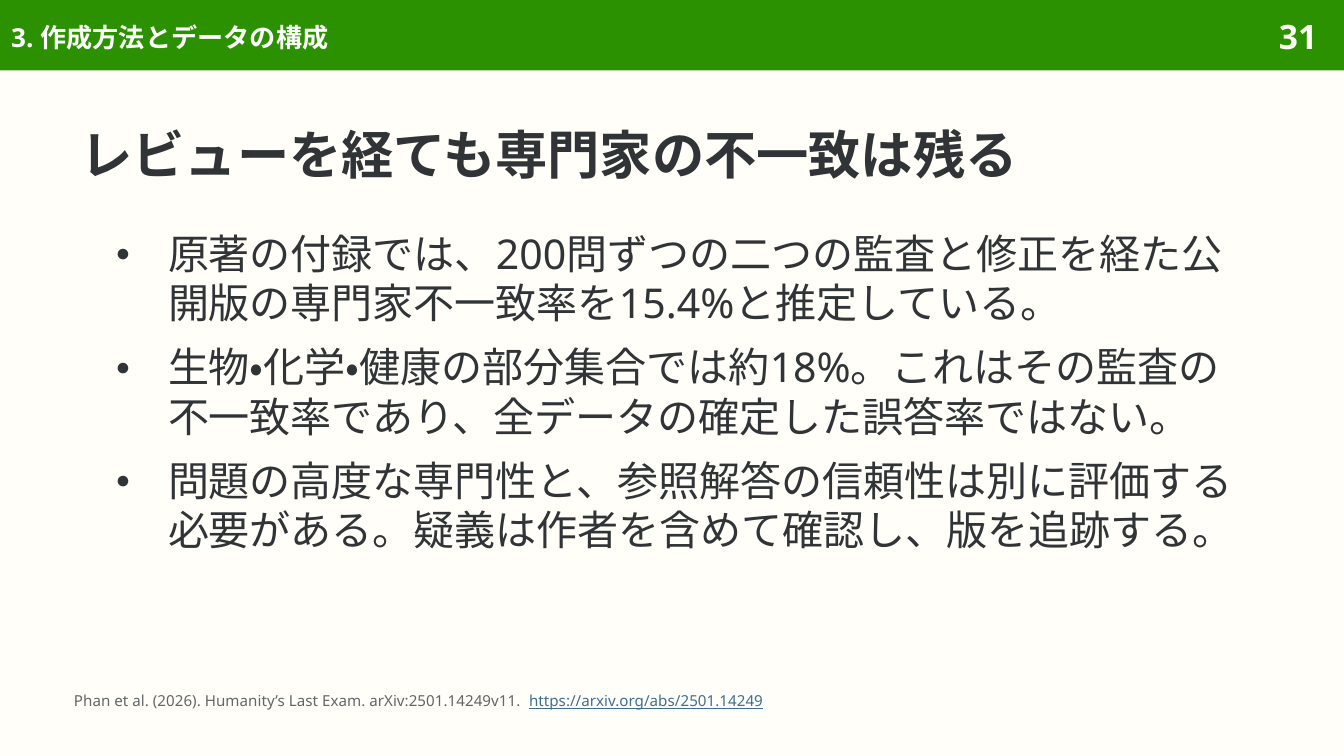
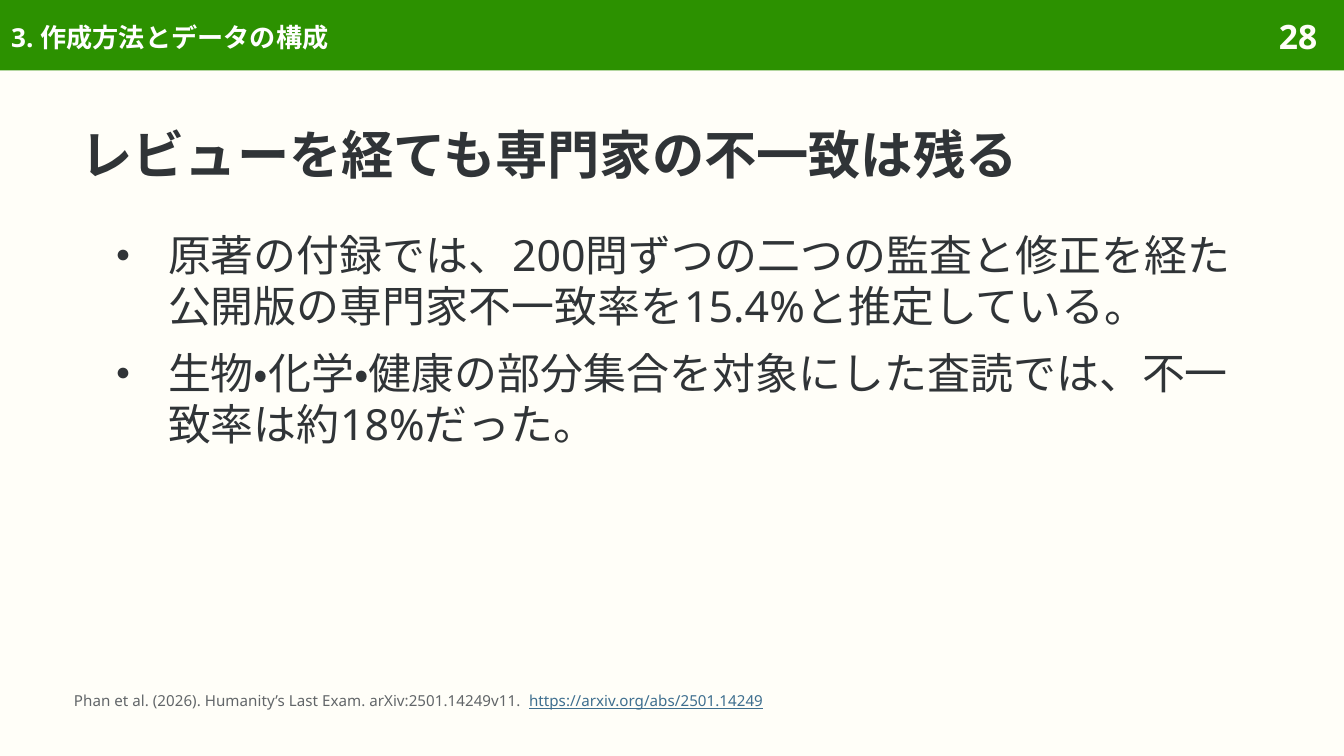
Before and after one commit to sasakiy84/datasets-in-10-minutes, a slide deck: slide 28 of slides/datasets-in-10-minutes-hle.pptx (slide 31 before the commit). Drawn at 1344x756 pixels with LibreOffice and Linux fonts; fonts in the diff are those of the drawing. Boxes give left, top, right and bottom in pixels: in the first picture for what was removed or moved away, otherwise in the second. Text is boxed around its words. In the diff, an @@ line names an element or a change of style, - is before the commit and + after.

```diff
--- a/slides/datasets-in-10-minutes-hle.pptx
+++ b/slides/datasets-in-10-minutes-hle.pptx
@@ page number at [1279,24,1317,50]: text changed @@
-31
+28
@@ text at [168,235,1230,326]: size 22 to 23 pt in "原著の付録では、200問ずつの二つの監査と修正を経た公開版の専門家不一致率を15.4%と推定している。"; line spacing 26.4pt to 27.6pt @@
@@ text at [168,353,1228,444]: text changed; size 22 to 23 pt @@
-● 生物・化学・健康の部分集合では約18%。これはその監査の不一致率であり、全データの確定した誤答率ではない。
-● 問題の高度な専門性と、参照解答の信頼性は別に評価する必要がある。疑義は作者を含めて確認し、版を追跡する。
+● 生物・化学・健康の部分集合を対象にした査読では、不一致率は約18%だった。
```
Also in this commit, not shown: 30 other slides changed, 8 slides removed, 4 other files.
